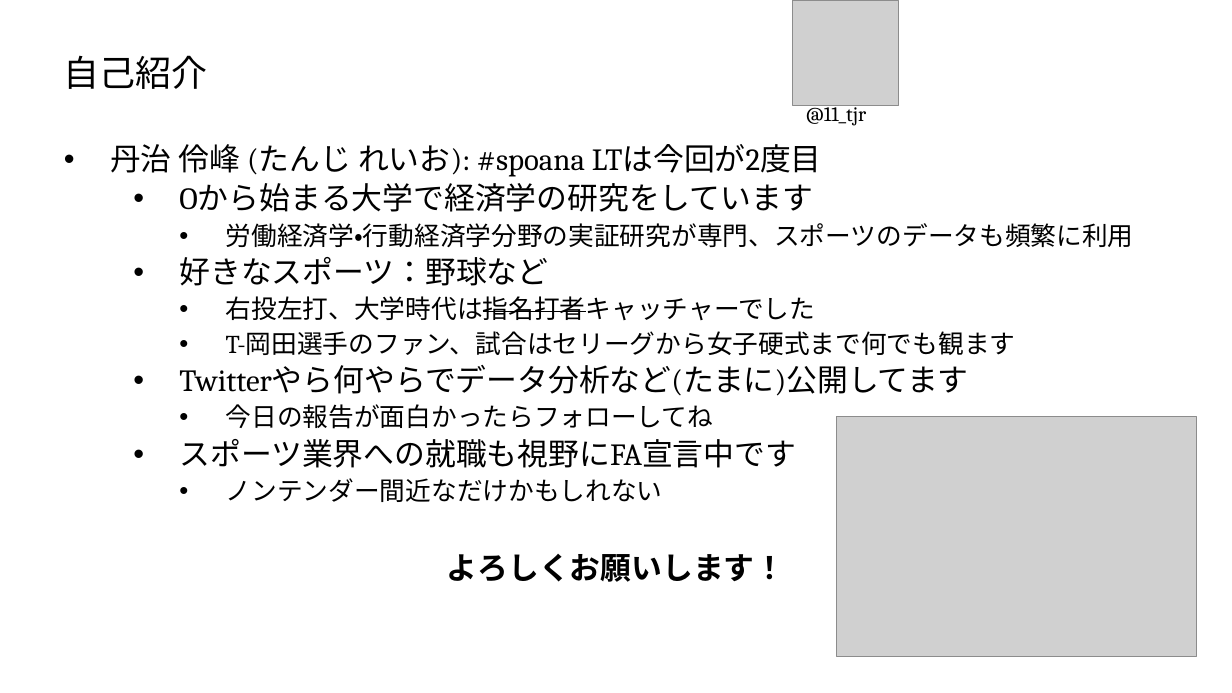
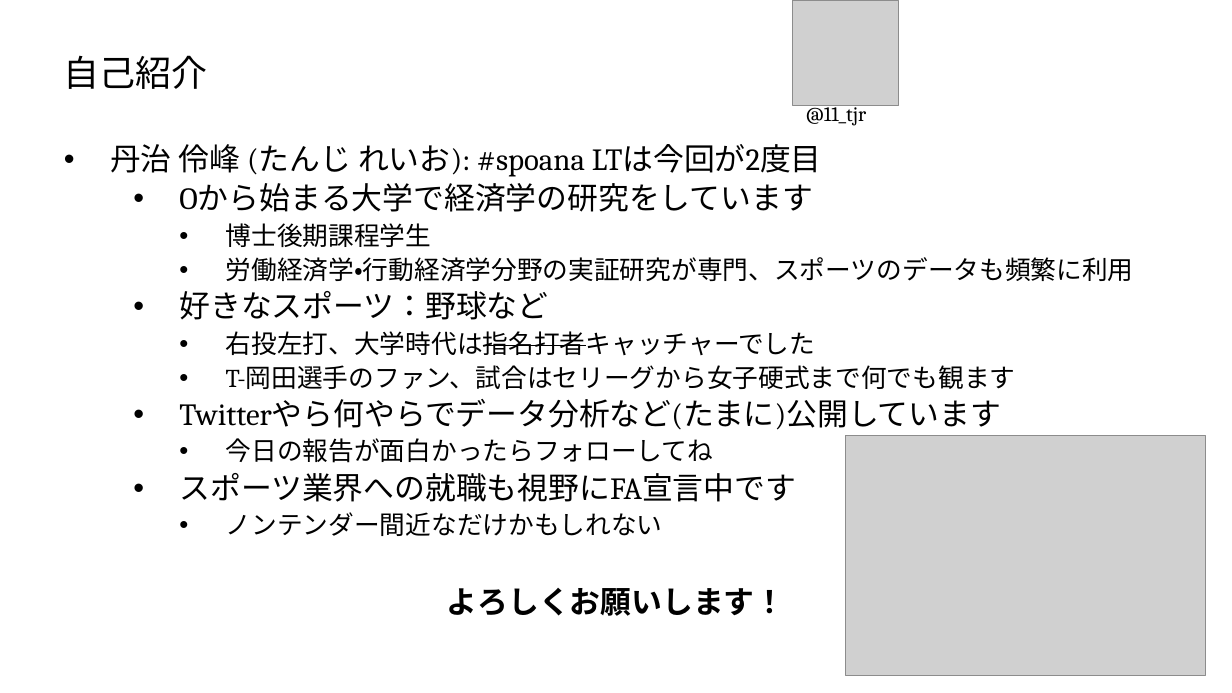
Before and after one commit to T-Reio/ballgame_analysis, a slide deck: slide 2 of slides/spoana13.pptx. Drawn at 1232x693 pixels with LibreOffice and Linux fonts; fonts in the diff are those of the drawing; grey boxes stand for pictures; background and template pictures are left out. Boxes give left, top, right and bottom in pixels: in the first picture for what was removed or moved away, otherwise in the second. Text is boxed around its words. In the diff, an @@ line names an element or a change of style, - is before the commit and + after.

```diff
--- a/slides/spoana13.pptx
+++ b/slides/spoana13.pptx
@@ text at <box>226,223,432,247</box>: paragraph added @@
+    • 博士後期課程学生
@@ text at <box>179,399,1001,430</box>: text changed @@
-  • Twitterやら何やらでデータ分析など(たまに)公開してます
+  • Twitterやら何やらでデータ分析など(たまに)公開しています
@@ picture: place and size @@
-picture at <box>837,417,1197,656</box>
+picture at <box>846,436,1205,676</box>
```
Also in this commit, not shown: 7 other slides changed, 1 other file.
